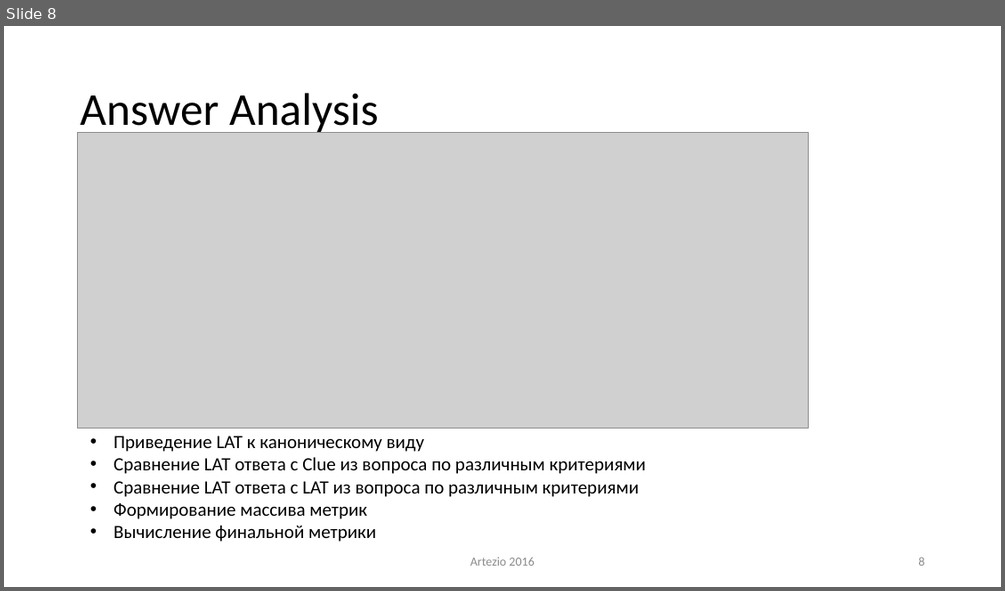
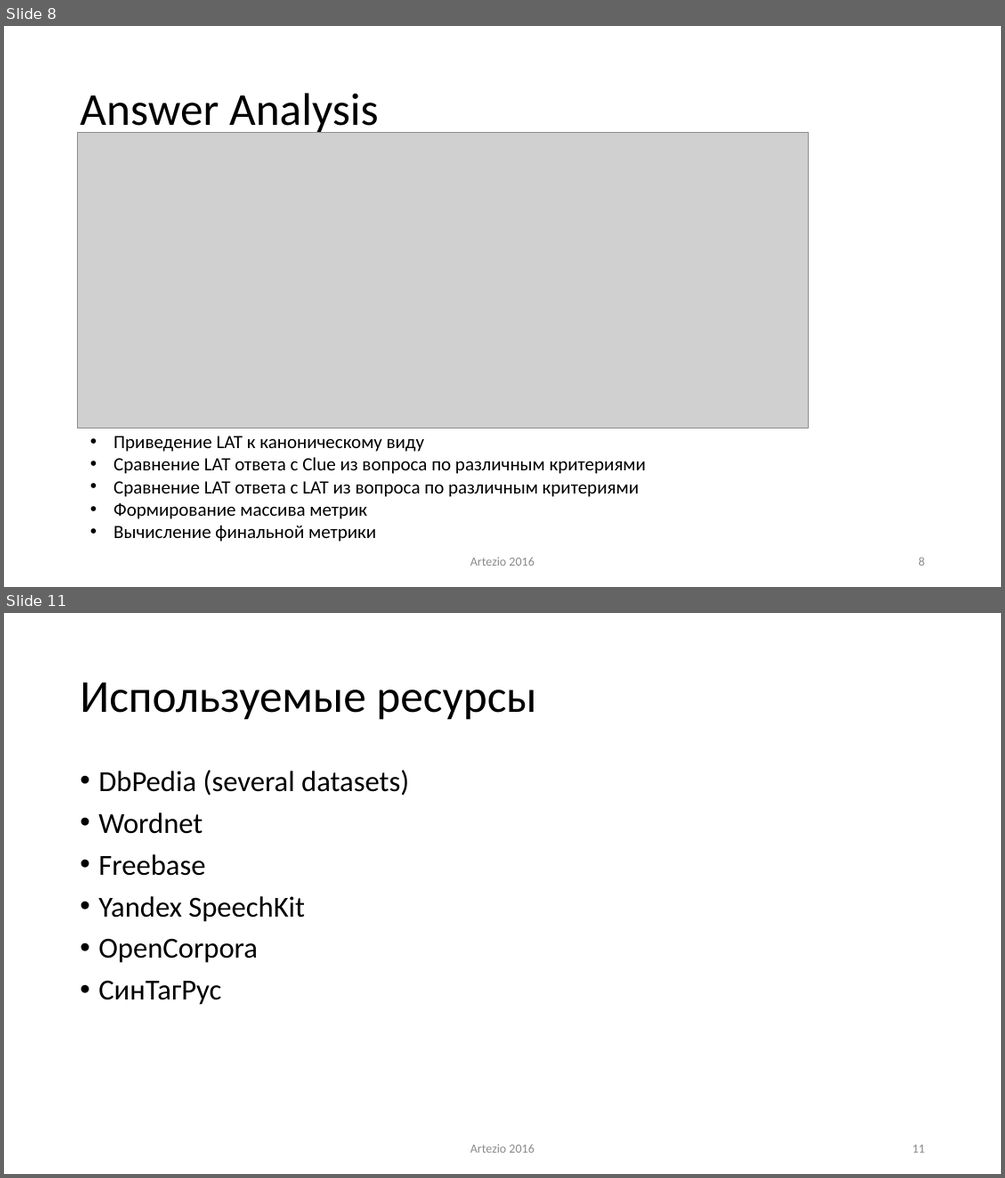
Before and after one commit to ike3/yodaqa, a slide deck: doc/Presentation.pptx. Shown one above the other, each under a label of ours: slide 8 before the commit, slides 8 and 11 after it; the slides between them are not shown. The pictures are 1005x591 and 1005x1178 pixels, drawn with LibreOffice and Linux fonts; fonts in the diff are those of the drawing; grey boxes stand for pictures. Boxes give left, top, right and bottom in pixels: in the first picture for what was removed or moved away, otherwise in the second. Text is boxed around its words. In the diff, an @@ line names an element or a change of style, - is before the commit and + after.

```diff
--- a/doc/Presentation.pptx
+++ b/doc/Presentation.pptx
@@ slide 11 added at bbox=[4, 613, 1001, 1174], background #FFFFFF @@
@@ title added at bbox=[80, 682, 536, 720], 44 pt, text #141414 @@
+Используемые ресурсы
@@ text added at bbox=[98, 770, 409, 1005], 28 pt, text #141414 @@
+• DbPedia (several datasets)
+• Wordnet
+• Freebase
+• Yandex SpeechKit
+• OpenCorpora
+• СинТагРус
@@ text added at bbox=[470, 1143, 534, 1152], 12 pt, text #8C8C8C @@
+Artezio 2016
@@ page number added at bbox=[912, 1144, 924, 1152], 12 pt, text #8C8C8C @@
+11
```
Also in this commit, not shown: 1 slide changed, 2 other slides added, 3 other files.
